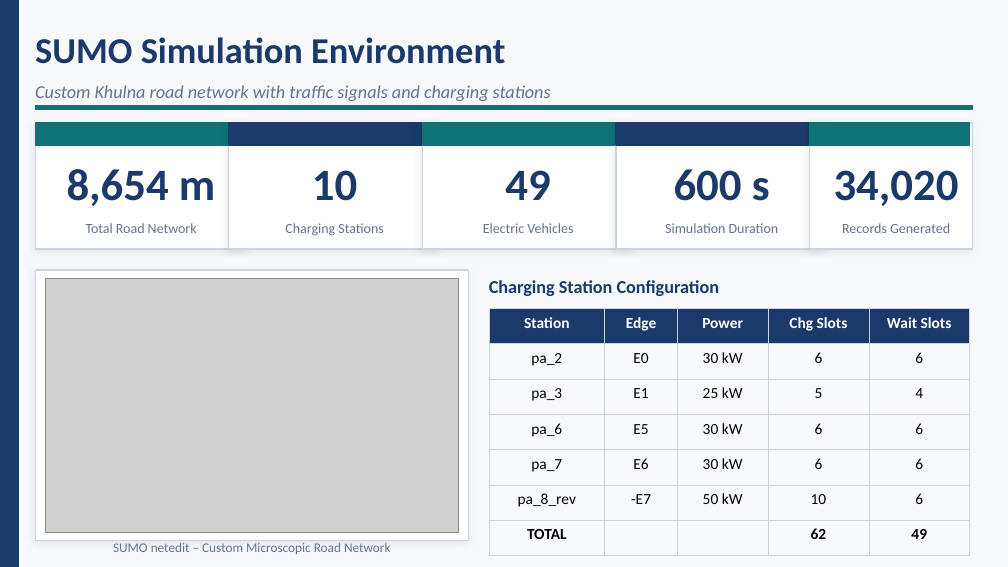
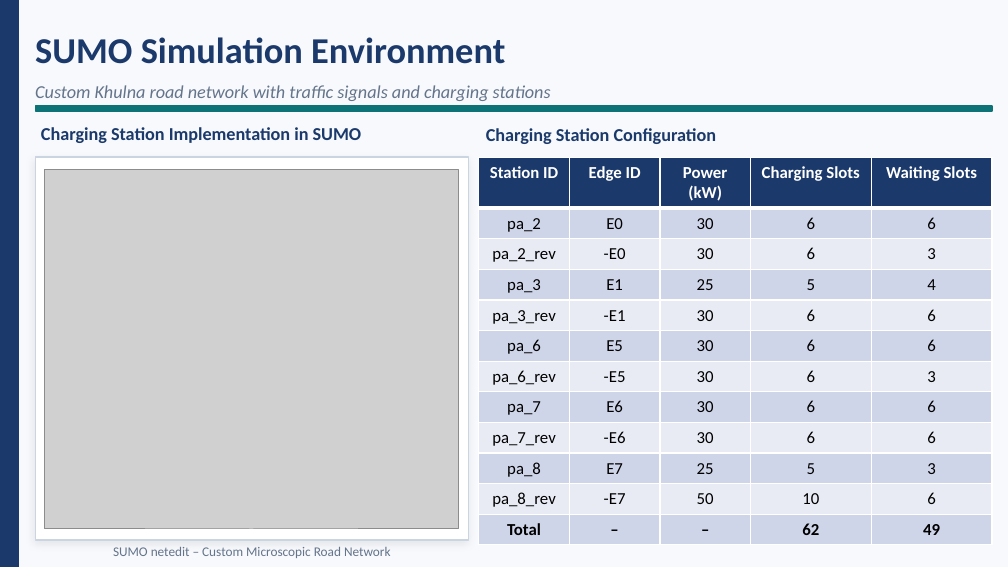
Before and after one commit to Rakesh01999/Research-Work-BPV, a slide deck: slide 9 of Thesis-Defense/defense/200112_Defense_Presentation.pptx. Drawn at 1008x567 pixels with LibreOffice and Linux fonts; fonts in the diff are those of the drawing; grey boxes stand for pictures. Boxes give left, top, right and bottom in pixels: in the first picture for what was removed or moved away, otherwise in the second. Text is boxed around its words. In the diff, an @@ line names an element or a change of style, - is before the commit and + after.

```diff
--- a/Thesis-Defense/defense/200112_Defense_Presentation.pptx
+++ b/Thesis-Defense/defense/200112_Defense_Presentation.pptx
@@ rectangle: place and size @@
-rectangle at [35, 106, 973, 110]
+rectangle at [35, 106, 992, 111]
@@ text "Charging Station Configuration": place and size @@
-text "Charging Station Configuration" at [489, 280, 719, 296]
+text "Charging Station Configuration" at [486, 128, 716, 144]
@@ rectangle removed at [35, 123, 247, 249] @@
@@ rectangle removed at [35, 123, 247, 145] @@
@@ text added at [41, 127, 362, 143], 13 pt, text #1B3A6B, bold @@
+Charging Station Implementation in SUMO
@@ rectangle removed at [229, 123, 440, 249] @@
@@ rectangle removed at [229, 123, 440, 145] @@
@@ rectangle removed at [422, 123, 634, 249] @@
@@ rectangle removed at [422, 123, 634, 145] @@
@@ rectangle removed at [616, 123, 828, 249] @@
@@ rectangle removed at [616, 123, 828, 145] @@
@@ rectangle removed at [809, 123, 973, 249] @@
@@ rectangle removed at [809, 123, 970, 145] @@
@@ rectangle: place and size @@
-rectangle at [35, 270, 469, 540]
+rectangle at [35, 157, 469, 540]
@@ picture: place and size @@
-picture at [45, 278, 459, 532]
+picture at [44, 169, 459, 529]
@@ text removed at [67, 169, 215, 206] @@
-8,654 m
@@ text removed at [312, 170, 357, 201] @@
-10
@@ table at [479, 157, 993, 540] @@
-row 1: Station | Edge | Power | Chg Slots | Wait Slots
-row 2: pa_2 | E0 | 30 kW | 6 | 6
-row 3: pa_3 | E1 | 25 kW | 5 | 4
-row 4: pa_6 | E5 | 30 kW | 6 | 6
-row 5: pa_7 | E6 | 30 kW | 6 | 6
-row 6: pa_8_rev | -E7 | 50 kW | 10 | 6
-row 7: TOTAL |  |  | 62 | 49
+row 1: Station ID | Edge ID | Power (kW) | Charging Slots | Waiting Slots
+row 2: pa_2 | E0 | 30 | 6 | 6
+row 3: pa_2_rev | -E0 | 30 | 6 | 3
+row 4: pa_3 | E1 | 25 | 5 | 4
+row 5: pa_3_rev | -E1 | 30 | 6 | 6
+row 6: pa_6 | E5 | 30 | 6 | 6
+row 7: pa_6_rev | -E5 | 30 | 6 | 3
+row 8: pa_7 | E6 | 30 | 6 | 6
+row 9: pa_7_rev | -E6 | 30 | 6 | 6
+row 10: pa_8 | E7 | 25 | 5 | 3
+row 11: pa_8_rev | -E7 | 50 | 10 | 6
+row 12: Total | – | – | 62 | 49
@@ table: place and size @@
-table at [489, 308, 970, 555]
+table at [479, 157, 993, 540]
@@ text removed at [505, 170, 550, 200] @@
-49
@@ text removed at [674, 169, 770, 201] @@
-600 s
@@ text removed at [834, 170, 959, 206] @@
-34,020
@@ text removed at [86, 223, 197, 233] @@
-Total Road Network
@@ text removed at [285, 223, 383, 236] @@
-Charging Stations
@@ text removed at [483, 223, 573, 233] @@
-Electric Vehicles
@@ text removed at [665, 223, 779, 233] @@
-Simulation Duration
@@ text removed at [842, 223, 950, 233] @@
-Records Generated
@@ text "SUMO netedit – Custom Microscopic ...": place and size @@
-text "SUMO netedit – Custom Microscopic ..." at [113, 543, 391, 554]
+text "SUMO netedit – Custom Microscopic ..." at [113, 547, 391, 558]
```
Also in this commit, not shown: 1 other slide changed, 1 other file.
